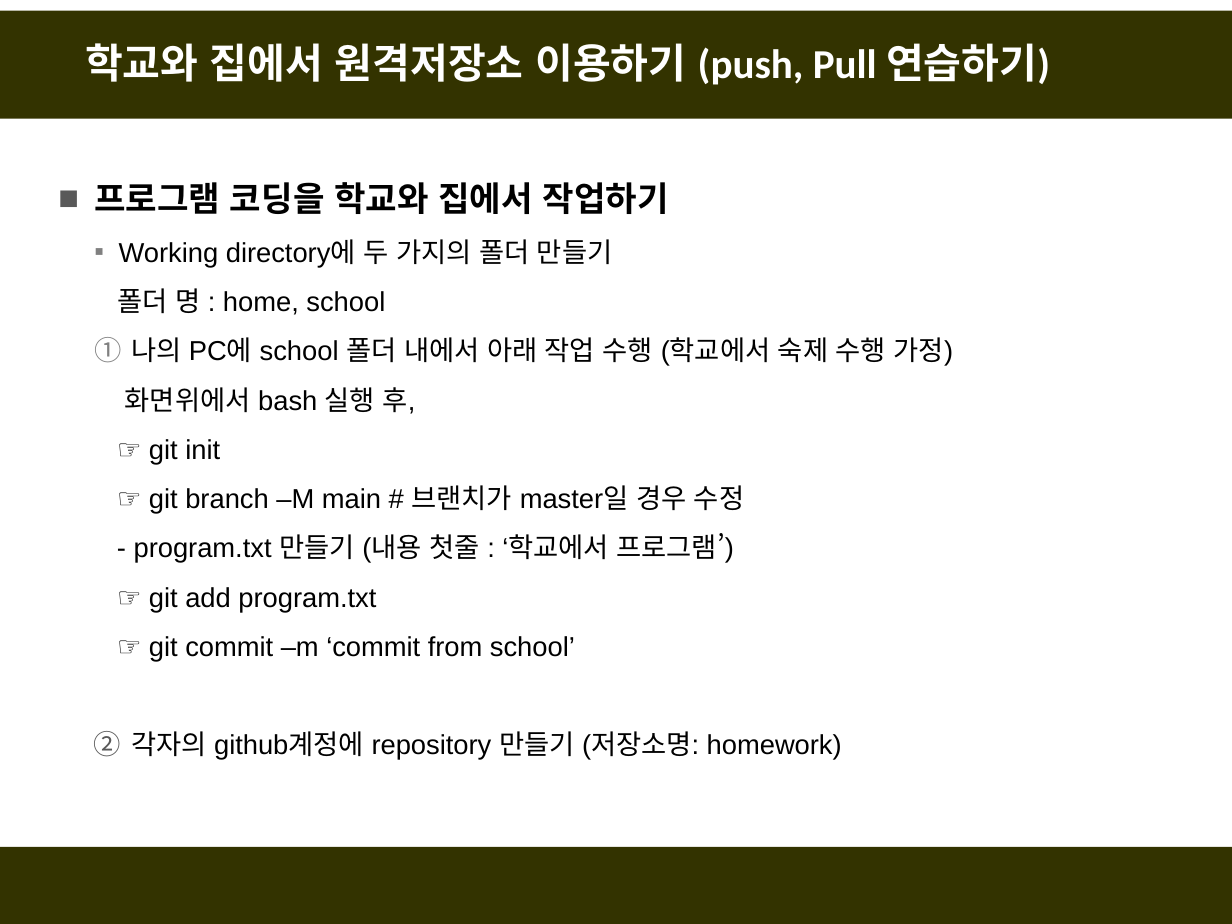
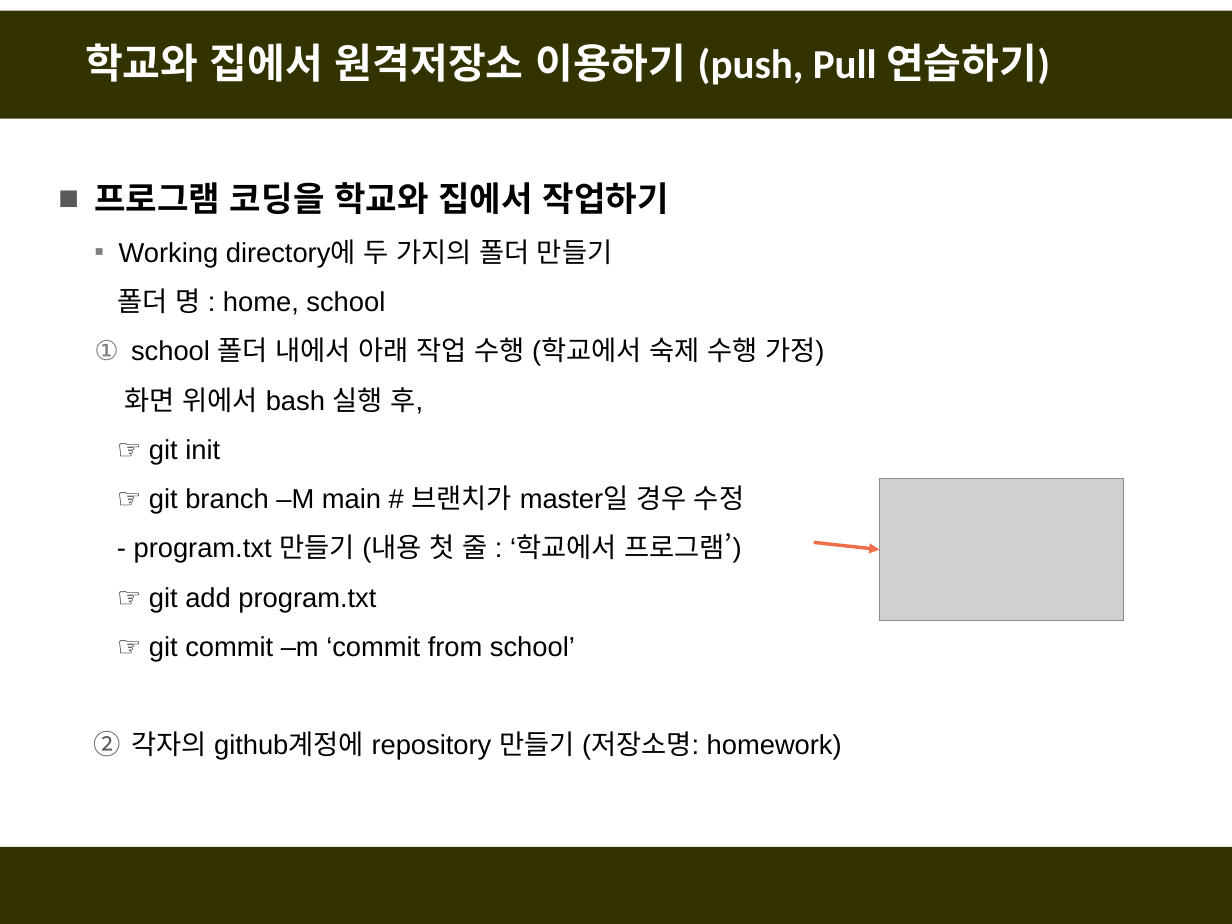
Before and after one commit to fasthill/github-lecture, a slide deck: slide 35 of git및github첫걸음2-원격저장소만들기.pptx. Drawn at 1232x924 pixels with LibreOffice and Linux fonts; fonts in the diff are those of the drawing; grey boxes stand for pictures. Boxes give left, top, right and bottom in pixels: in the first picture for what was removed or moved away, otherwise in the second. Text is boxed around its words. In the diff, an @@ line names an element or a change of style, - is before the commit and + after.

```diff
--- a/git및github첫걸음2-원격저장소만들기.pptx
+++ b/git및github첫걸음2-원격저장소만들기.pptx
@@ text at box(125, 337, 825, 414): text changed @@
-  1. 나의 PC에 school 폴더 내에서 아래 작업 수행 (학교에서 숙제 수행 가정)
-  화면위에서 bash 실행 후,
+  1. school 폴더 내에서 아래 작업 수행 (학교에서 숙제 수행 가정)
+  화면 위에서 bash 실행 후,
@@ picture added at box(880, 478, 1124, 621) @@
@@ text at box(134, 533, 741, 563): spaces changed @@
-  - program.txt 만들기 (내용 첫줄 : ‘학교에서 프로그램’)
+  - program.txt 만들기 (내용 첫 줄 : ‘학교에서 프로그램’)
@@ arrow added from (813, 542) to (880, 549), #EE6E4A 2 pt @@
```
Also in this commit, not shown: 7 other slides changed, 1 slide removed.
